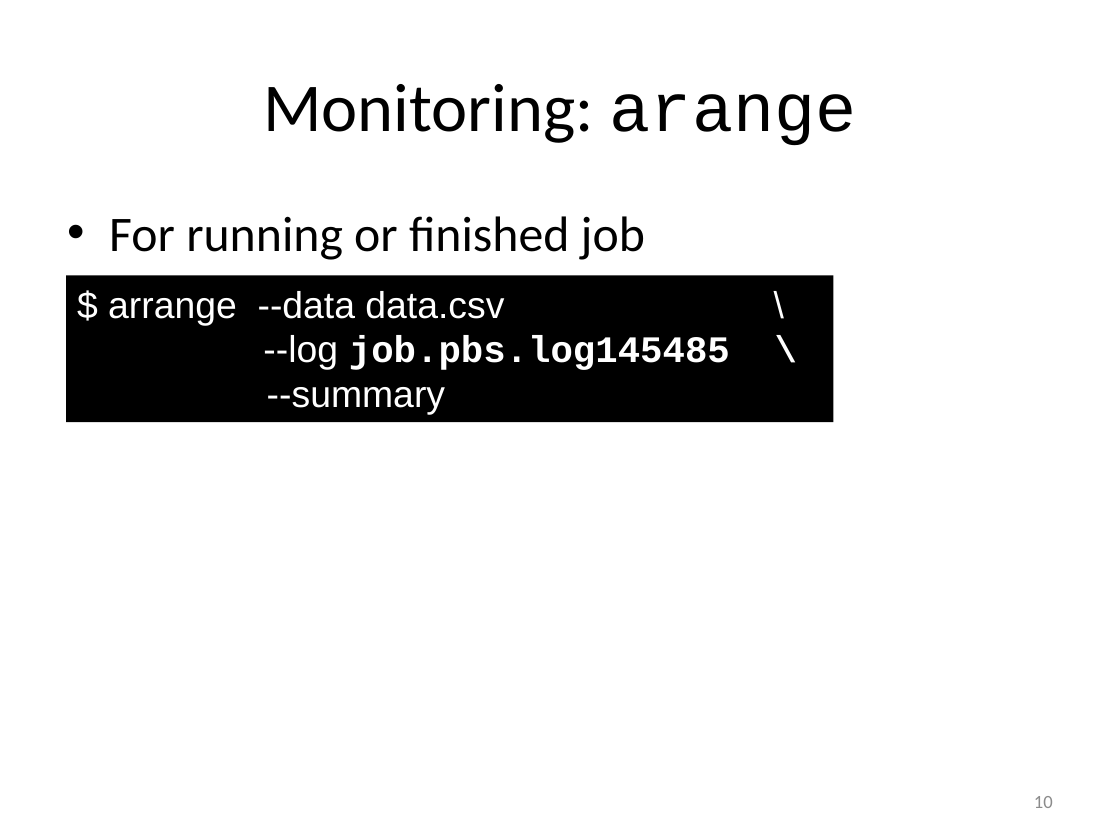
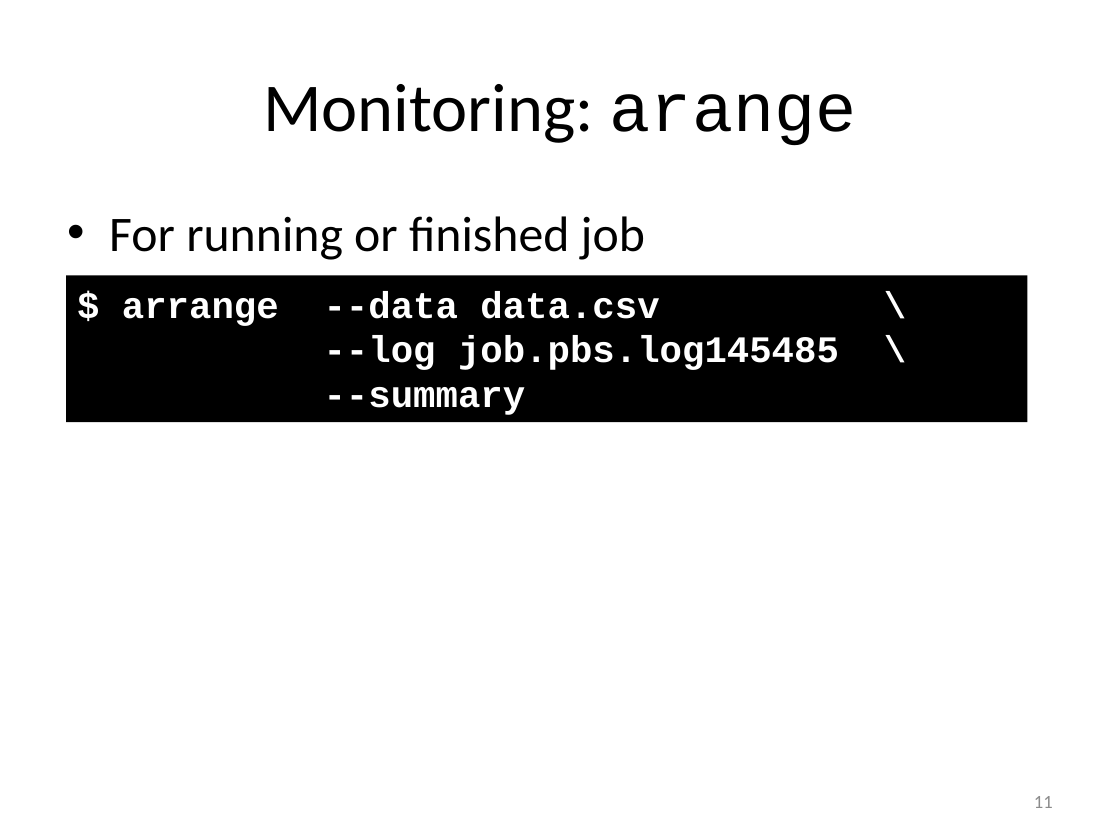
Before and after one commit to gjbex/atools, a slide deck: slide 11 of atools.pptx (slide 10 before the commit). Drawn at 1120x840 pixels with LibreOffice and Linux fonts; fonts in the diff are those of the drawing. Boxes give left, top, right and bottom in pixels: in the first picture for what was removed or moved away, otherwise in the second. Text is boxed around its words. In the diff, an @@ line names an element or a change of style, - is before the commit and + after.

```diff
--- a/atools.pptx
+++ b/atools.pptx
@@ rectangle "$ arrange --data data.csv \": place and size @@
-rectangle "$ arrange --data data.csv \" at [66,276,833,422]
+rectangle "$ arrange --data data.csv \" at [66,276,1027,422]
@@ rectangle "$ arrange --data data.csv \" at [66,276,1027,422]: font Arial to Courier New, bold on in "$ arrange --data data.csv \", "--log --summary" @@
@@ page number at [1034,796,1053,808]: text changed @@
-10
+11
```
Also in this commit, not shown: 5 other slides changed, 1 slide added.
